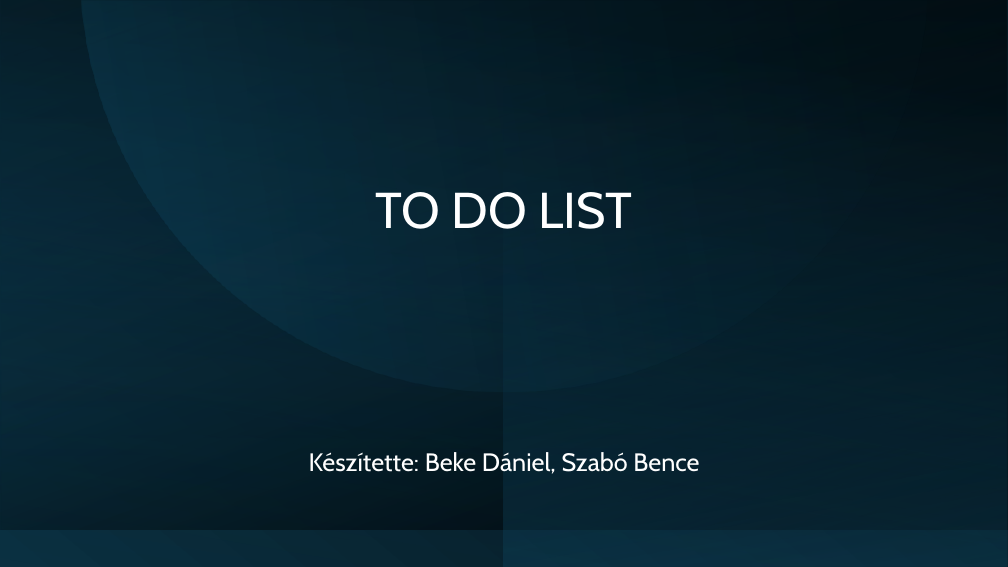
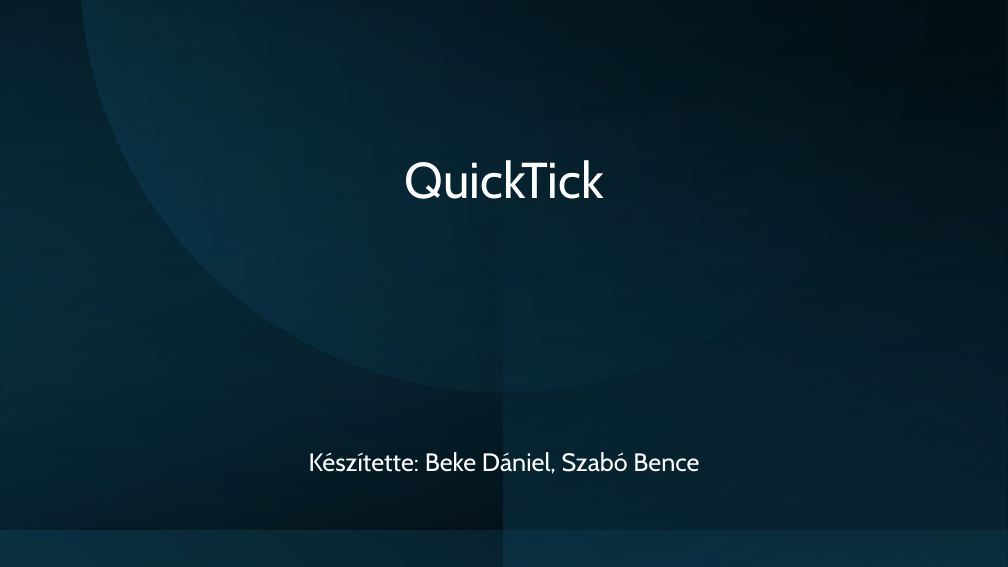
Before and after one commit to SzaboBence1027/QuickTick, a slide deck: slide 1 of To do list.pptx. Drawn at 1008x567 pixels with LibreOffice and Linux fonts; fonts in the diff are those of the drawing. Boxes give left, top, right and bottom in pixels: in the first picture for what was removed or moved away, otherwise in the second. Text is boxed around its words. In the diff, an @@ line names an element or a change of style, - is before the commit and + after.

```diff
--- a/To do list.pptx
+++ b/To do list.pptx
@@ title at [405, 160, 604, 199]: text changed @@
-TO DO LIST
+QuickTick
```
Also in this commit, not shown: 4 other slides changed, 1 slide added, 2 slides removed, 3 other files.
